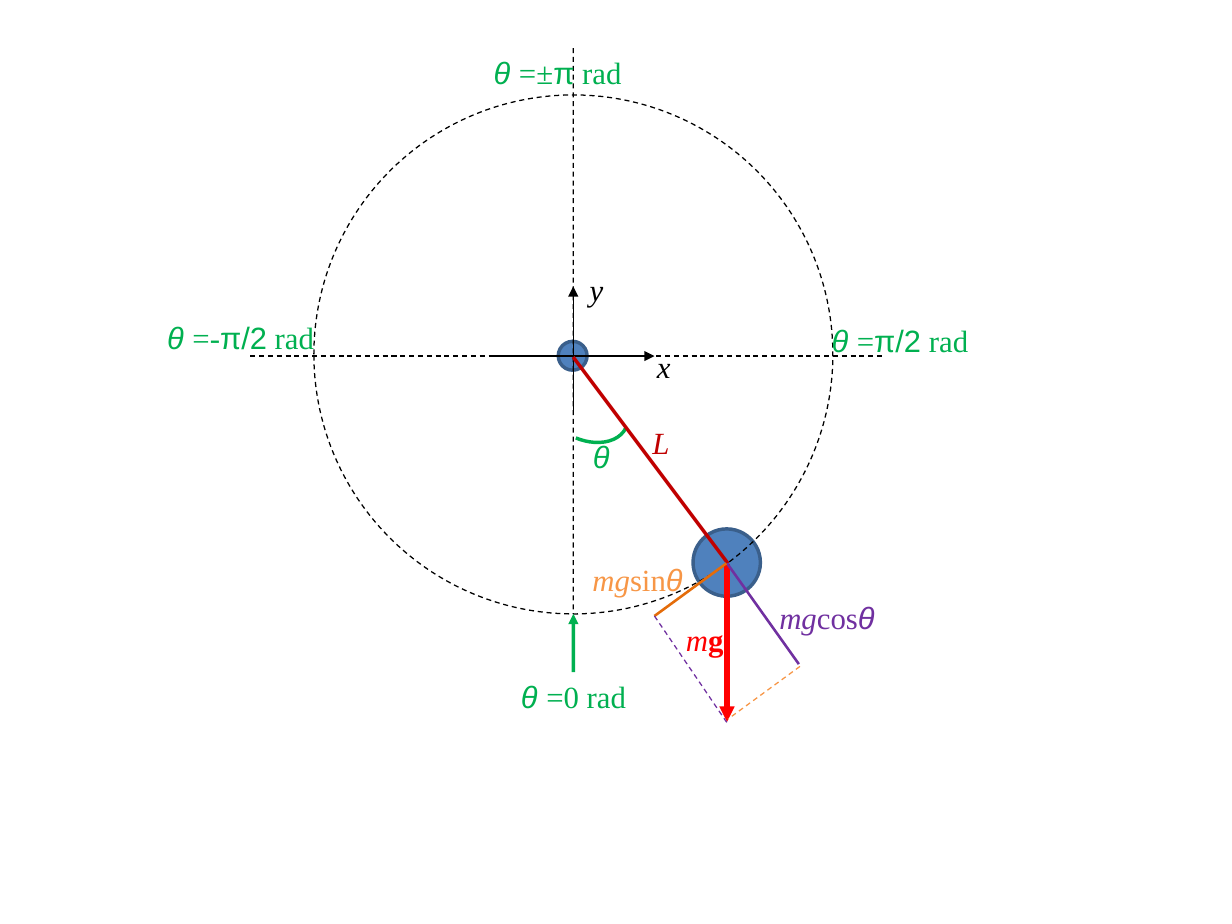
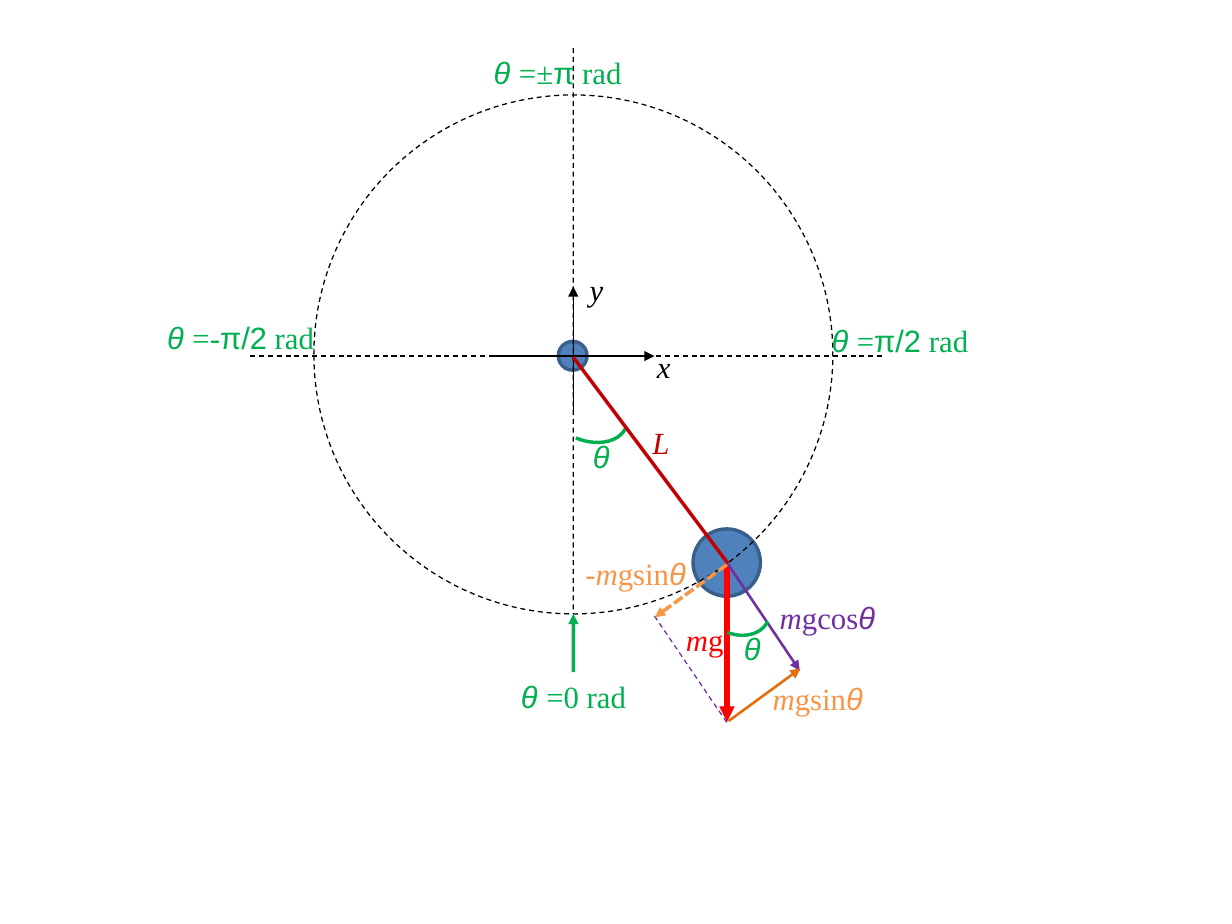
Before and after one commit to bioinfo-prog/cours-python, a slide deck: slide 1 of img/pendulum_sketch2.pptx. Drawn at 1232x924 pixels with LibreOffice and Linux fonts; fonts in the diff are those of the drawing. Boxes give left, top, right and bottom in pixels: in the first picture for what was removed or moved away, otherwise in the second. Text is boxed around its words. In the diff, an @@ line names an element or a change of style, - is before the commit and + after.

```diff
--- a/img/pendulum_sketch2.pptx
+++ b/img/pendulum_sketch2.pptx
@@ text added at (585,562,686,591), 18 pt, text #F79646 @@
+-mgsinθ
@@ line moved from (800, 667) - (728, 719) to (727, 564) - (655, 617) @@
@@ line (727, 564) - (655, 617): line to arrow; stroke #F79646 0.75 pt dashed to #F79646 2 pt dashed @@
@@ arc (boxed as its full ellipse) added at (692,567,780,647), outline #00B050 2 pt @@
@@ line moved from (727, 563) - (798, 664) to (728, 564) - (800, 670) @@
@@ line (728, 564) - (800, 670): line to arrow @@
@@ text "mgcosθ" at (780,606,875,635): italic off in "mgcosθ" @@
@@ text "mg" at (686,635,724,657): bold off in "mg" @@
@@ text added at (744,636,761,661), 18 pt, text #00B050, italic @@
+θ
@@ line moved from (727, 563) - (654, 616) to (801, 669) - (728, 721) @@
@@ line (801, 669) - (728, 721): line to arrow @@
@@ text "mgsinθ": place and size @@
-text "mgsinθ" at (592,568,682,597)
+text "mgsinθ" at (773,686,863,716)
@@ text "mgsinθ" at (773,686,863,716): italic off in "mgsinθ" @@
```
Also in this commit, not shown: 4 other files.
